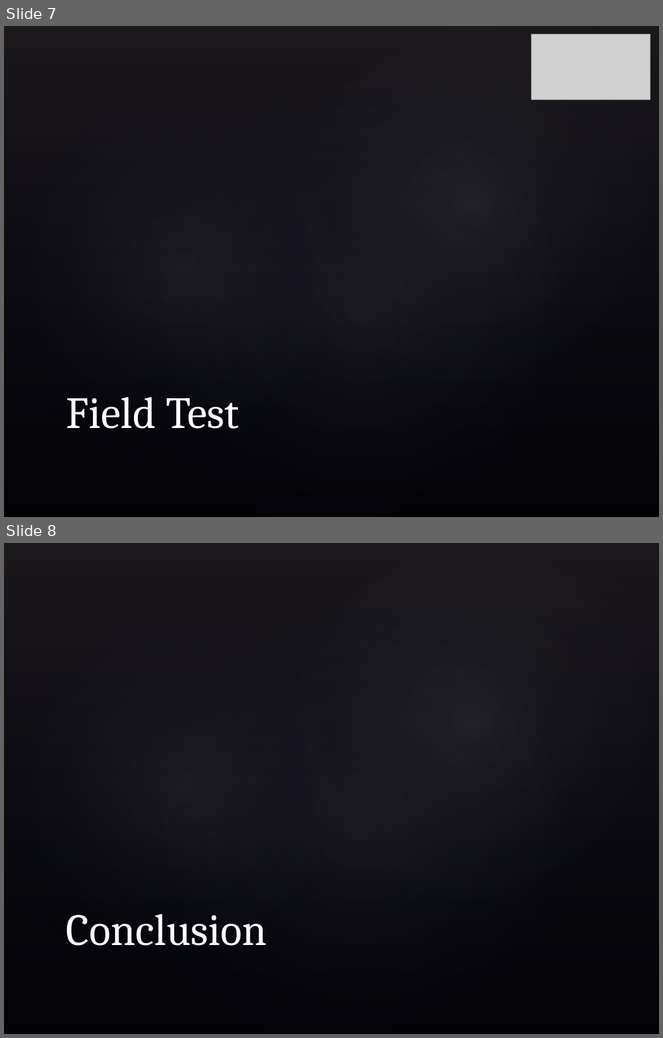
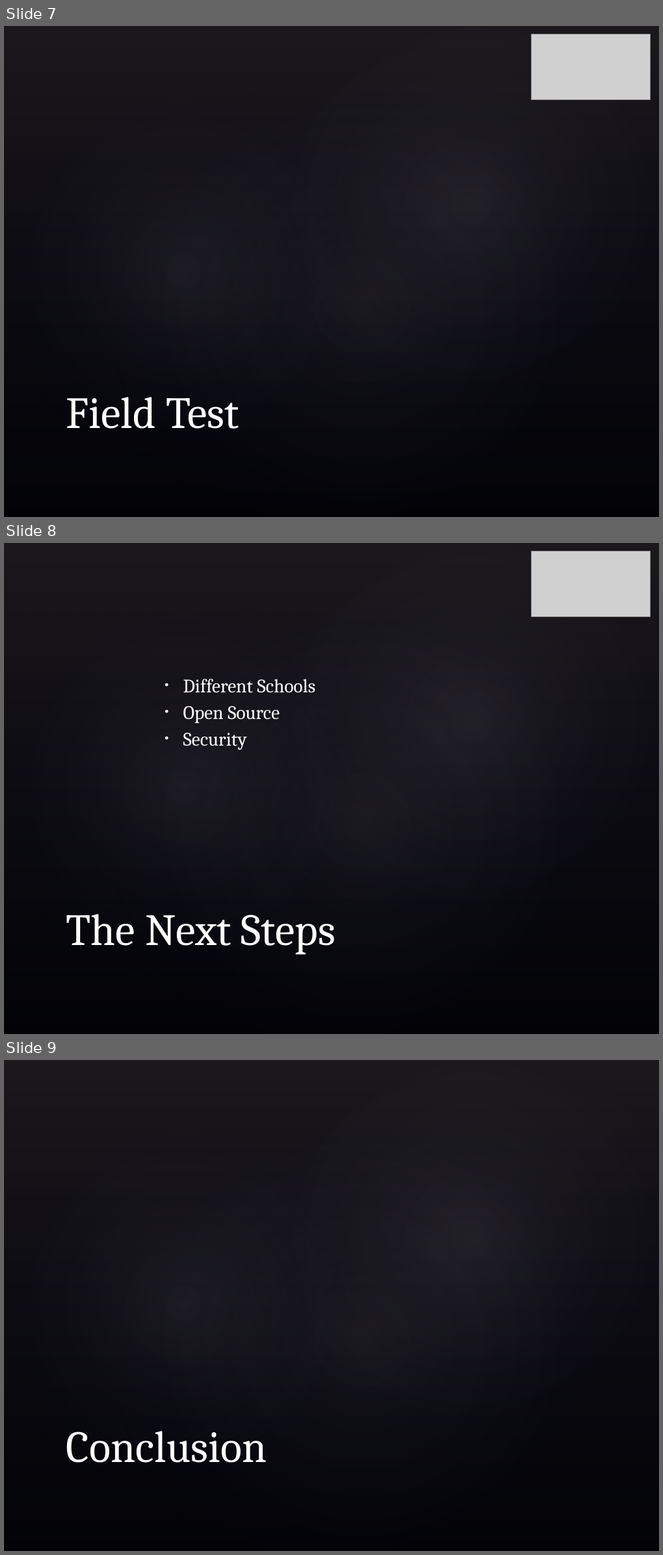
Before and after one commit to hadimuhammad/InPress, a slide deck: Documentation/Presentation.pptx. Shown one above the other, each under a label of ours: slides 7 and 8 before the commit, slides 7, 8 and 9 after it. The pictures are 663x1038 and 663x1555 pixels, drawn with LibreOffice and Linux fonts; fonts in the diff are those of the drawing; grey boxes stand for pictures; background and template pictures are left out. Boxes give left, top, right and bottom in pixels: in the first picture for what was removed or moved away, otherwise in the second. Text is boxed around its words. In the diff, an @@ line names an element or a change of style, - is before the commit and + after.

```diff
--- a/Documentation/Presentation.pptx
+++ b/Documentation/Presentation.pptx
@@ slide 8 added at box(4, 543, 659, 1034), background picture (left out); not listed: 4 template elements that a slide beside it also shows @@
@@ picture added at box(531, 551, 651, 616) @@
@@ text added at box(183, 679, 316, 750), 21 pt, text #FFFFFF @@
+• Different Schools
+• Open Source
+• Security
@@ title added at box(66, 914, 336, 955), 49 pt, text #FFFFFF @@
+The Next Steps
@@ what was slide 8 is now slide 9 @@
```
Also in this commit, not shown: 1 slide changed, 1 other slide added, 1 slide removed.
